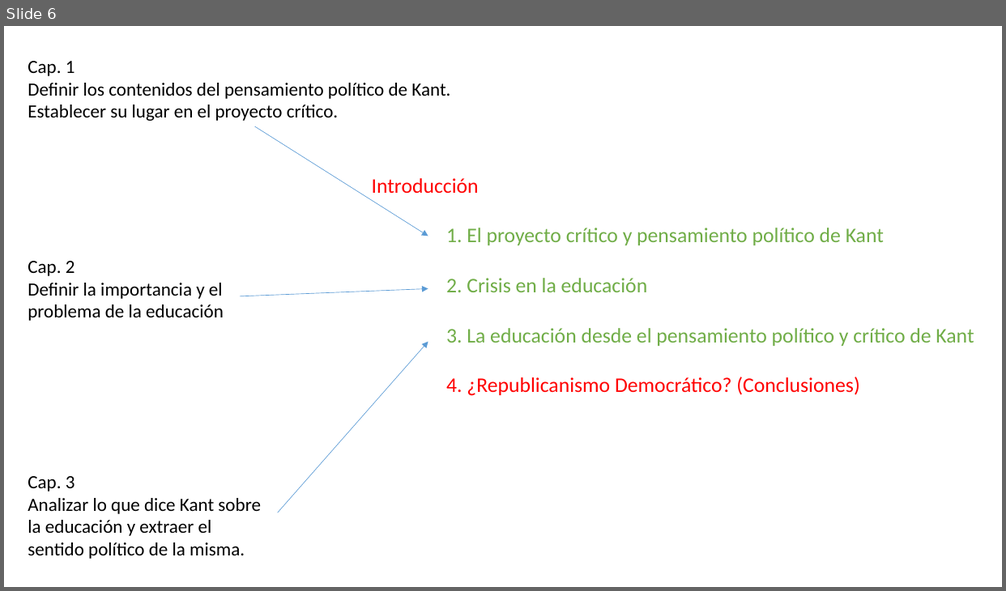
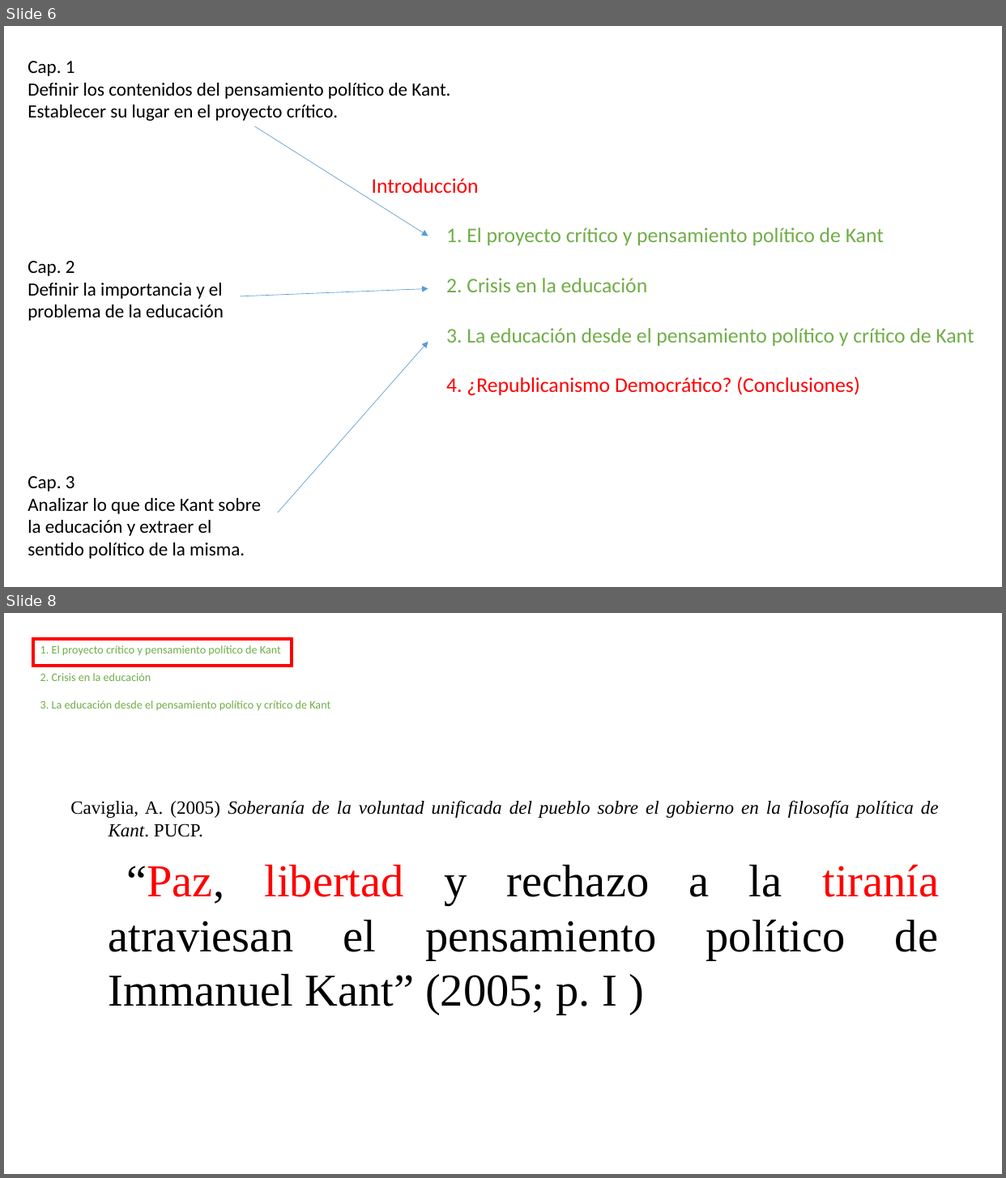
Before and after one commit to zaboltar/zaboltar.github.io, a slide deck: assets uarm/2023 2 UarmPCrit/tesis docs/la educación como asunto político en Kant.pptx. Shown one above the other, each under a label of ours: slide 6 before the commit, slides 6 and 8 after it; the slides between them are not shown. The pictures are 1006x591 and 1006x1178 pixels, drawn with LibreOffice and Linux fonts; fonts in the diff are those of the drawing. Boxes give left, top, right and bottom in pixels: in the first picture for what was removed or moved away, otherwise in the second. Text is boxed around its words. In the diff, an @@ line names an element or a change of style, - is before the commit and + after.

```diff
--- a/assets uarm/2023 2 UarmPCrit/tesis docs/la educación como asunto político en Kant.pptx
+++ b/assets uarm/2023 2 UarmPCrit/tesis docs/la educación como asunto político en Kant.pptx
@@ slide 8 added at (4,613,1002,1174), background #FFFFFF @@
@@ rectangle added at (33,639,292,666), outline #FF0000 3 pt @@
@@ text added at (40,645,330,711), 11 pt, text #70AD47 @@
+1. El proyecto crítico y pensamiento político de Kant
+2. Crisis en la educación
+3. La educación desde el pensamiento político y crítico de Kant
@@ text added at (70,800,939,1016), 18 pt, text #000000 @@
+Caviglia, A. (2005) Soberanía de la voluntad unificada del pueblo sobre el gobierno en la filosofía política de Kant. PUCP.
+“Paz, libertad y rechazo a la tiranía atraviesan el pensamiento político de Immanuel Kant” (2005; p. I )
```
Also in this commit, not shown: 1 slide changed, 3 other slides added, 1 other file.
